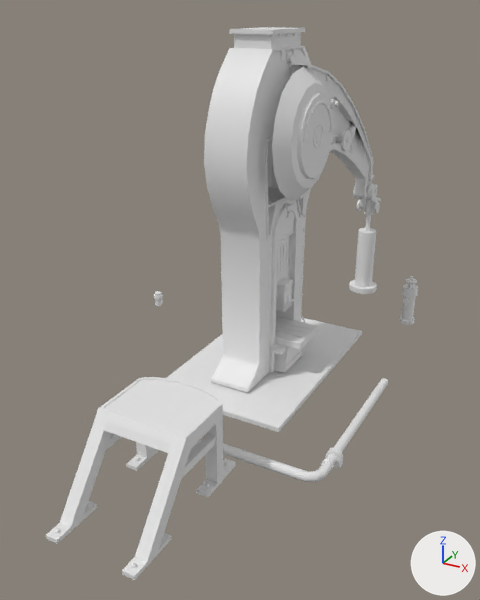
Renders of the glTF model public/machinery.glb from each side of a commit.
Before and after are seen from a camera (50 mm lens) standing at (5.99, -12.11, 7.36) and looking at (-0.02, -1.19, 1.9). The axes (+X, +Y, +Z) are drawn at lower right. The lights are the same throughout. Where no turn or scale is listed for an object, it has been applied to the vertices. Vertices at the same position are counted once.
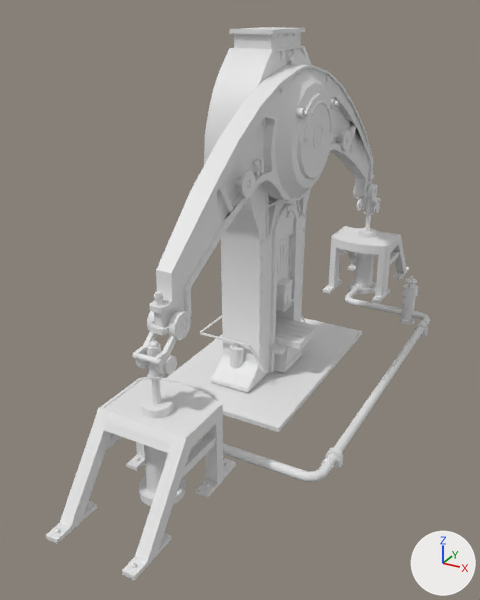
The change, as a list of edits to the scene's bpy script:
```text
Change me_cylinder:
    remove me_cylinder.from_pydata(...)  # 292 vertices, 589 faces; spans x 0.39..0.77, y 0.0..4.88, z 2.88..6.38
    add me_cylinder.from_pydata(...)  # 574 vertices, 1176 faces; spans x 0.39..0.77, y -4.88..4.88, z 2.88..6.38
    me_cylinder part 1: 234 vertices added at x 0.39..0.77, y -4.88..-0.23, z 2.88..6.36
Change me_cube:
    where me_cube.from_pydata(...)  # 916 vertices, 1800 faces; spans x 0.2..0.98, y 4.33..5.36, z 0.01..3.15
    me_cube part 2: the loose piece of 50 vertices spanning x 0.72..0.8, y 4.63..5.19, z 2.33..2.86 is copied, and the copy is mirrored in y about the mesh origin; it spans x 0.72..0.8, y -5.19..-4.63, z 2.33..2.86
    me_cube part 3: the loose piece of 176 vertices spanning x 0.72..0.84, y 4.33..4.77, z 2.71..3.15 is copied, and the copy is mirrored in y about the mesh origin; it spans x 0.72..0.84, y -4.77..-4.33, z 2.71..3.15
    me_cube part 4: the loose piece of 176 vertices spanning x 0.33..0.45, y 4.33..4.77, z 2.71..3.15 is copied, and the copy is mirrored in y about the mesh origin; it spans x 0.33..0.45, y -4.77..-4.33, z 2.71..3.15
    me_cube part 5: the loose piece of 64 vertices spanning x 0.8..0.85, y 4.76..5.06, z 2.29..2.58 is copied, and the copy is mirrored in y about the mesh origin; it spans x 0.8..0.85, y -5.06..-4.76, z 2.29..2.58
    me_cube part 6: the loose piece of 50 vertices spanning x 0.36..0.44, y 4.63..5.19, z 2.33..2.86 is copied, and the copy is mirrored in y about the mesh origin; it spans x 0.36..0.44, y -5.19..-4.63, z 2.33..2.86
    me_cube part 7: the loose piece of 48 vertices spanning x 0.34..0.83, y 5.09..5.18, z 2.54..2.64 is copied, and the copy is mirrored in y about the mesh origin; it spans x 0.34..0.83, y -5.18..-5.09, z 2.54..2.64
    me_cube part 8: the loose piece of 288 vertices spanning x 0.2..0.98, y 4.59..5.36, z 0.01..2.86 is copied, and the copy is mirrored in y about the mesh origin; it spans x 0.2..0.98, y -5.36..-4.59, z 0.01..2.86
Change me_cylinder_008:
    remove me_cylinder_008.from_pydata(...)  # 184 vertices, 332 faces; spans x -1.02..1.12, y 0.0..1.27, z 0.28..5.71
    add me_cylinder_008.from_pydata(...)  # 364 vertices, 662 faces; spans x -1.02..1.12, y -1.27..1.27, z 0.28..5.71
    me_cylinder_008 part 9: a new loose piece, an 8-sided cylinder along z spanning x -0.29..0.03, y -1.27..-0.95, z 0.28..0.76
    me_cylinder_008 part 10: the loose piece of 40 vertices spanning x 0.18..0.59, y 1.1..1.19, z 0.32..0.91 is copied, and the copy is mirrored in y about the mesh origin; it spans x 0.18..0.59, y -1.19..-1.1, z 0.32..0.91
    me_cylinder_008 part 11: a new loose piece, a box spanning x -1.0..0.199, y -1.196..-1.157, z 0.878..0.913
    me_cylinder_008 part 12: the loose piece of 48 vertices spanning x 0.9..1.12, y 0.64..0.84, z 5.52..5.71 is copied, and the copy is mirrored in y about the mesh origin; it spans x 0.9..1.12, y -0.84..-0.64, z 5.52..5.71
    me_cylinder_008 part 13: 4 vertices added at x -1.01..-0.97, y -1.18, z 0.91..0.94
Change me_cylinder_013:
    remove me_cylinder_013.from_pydata(...)  # 122 vertices, 230 faces; spans x 0.47..2.95, y -4.78..0.0, z -0.01..0.31
    add me_cylinder_013.from_pydata(...)  # 236 vertices, 460 faces; spans x 0.47..2.95, y -4.78..4.78, z -0.01..0.31
    me_cylinder_013 part 14: the loose piece of 26 vertices spanning x 2.66..2.95, y -2.95..-2.84, z -0.01..0.31 is copied, and the copy is mirrored in y about the mesh origin; it spans x 2.66..2.95, y 2.84..2.95, z -0.01..0.31
    me_cylinder_013 part 15: 88 vertices added at x 0.47..2.91, y 3.16..4.78, z 0.04..0.27
Change me_cube_009:
    where me_cube_009.from_pydata(...)  # 355 vertices, 667 faces; spans x -0.22..1.41, y -6.79..-3.92, z 0.13..1.63
    me_cube_009 part 16: the loose piece of 8 vertices spanning x 1.24..1.38, y -5.73..-4.37, z 0.96..1.1 is copied, and the copy is mirrored in y about the mesh origin; it spans x 1.24..1.38, y 4.37..5.73, z 0.96..1.1
    me_cube_009 part 17: the loose piece of 211 vertices spanning x -0.22..1.41, y -6.79..-3.92, z 0.13..1.63 is copied, and the copy is mirrored in y about the mesh origin; it spans x -0.22..1.41, y 3.92..6.79, z 0.13..1.63
```

Where the change shows, as pixel boxes (x1, y1, x2, y2) in the pictures (480 x 600 px):
'Cube.009', reshaped (91% wider, 74% taller): before (46, 377, 236, 580); after (46, 226, 410, 580)
'Cylinder', reshaped (161% wider, 99% taller): before (289, 64, 375, 200); after (149, 64, 375, 335)
'Cube.001', reshaped (658% wider, 191% taller): before (349, 184, 381, 294); after (132, 184, 381, 506)
'Cylinder.011', reshaped (21% wider, 90% taller): before (190, 378, 389, 482); after (190, 284, 430, 482)
'Cylinder.007', reshaped: before (301, 99, 339, 323); after (200, 99, 339, 374)
part 1 of me_cylinder, added: after (149, 65, 308, 335)
part 2 of me_cube, added: after (153, 336, 177, 374)
part 3 of me_cube, added: after (168, 310, 191, 340)
part 4 of me_cube, added: after (147, 311, 154, 332)
part 5 of me_cube, added: after (163, 355, 177, 375)
part 6 of me_cube, added: after (133, 330, 157, 368)
part 7 of me_cube, added: after (132, 353, 163, 365)
part 8 of me_cube, added: after (138, 338, 185, 506)
part 9 of me_cylinder_008, added: after (230, 344, 244, 369)
part 10 of me_cylinder_008, added: after (249, 346, 267, 374)
part 11 of me_cylinder_008, added: after (202, 333, 249, 346)
part 12 of me_cylinder_008, added: after (295, 107, 309, 119)
part 13 of me_cylinder_008, added: after (201, 315, 222, 331)
part 14 of me_cylinder_013, added: after (415, 322, 428, 337)
part 15 of me_cylinder_013, added: after (345, 284, 430, 382)
part 16 of me_cube_009, added: after (390, 251, 400, 264)
part 17 of me_cube_009, added: after (323, 226, 410, 303)
